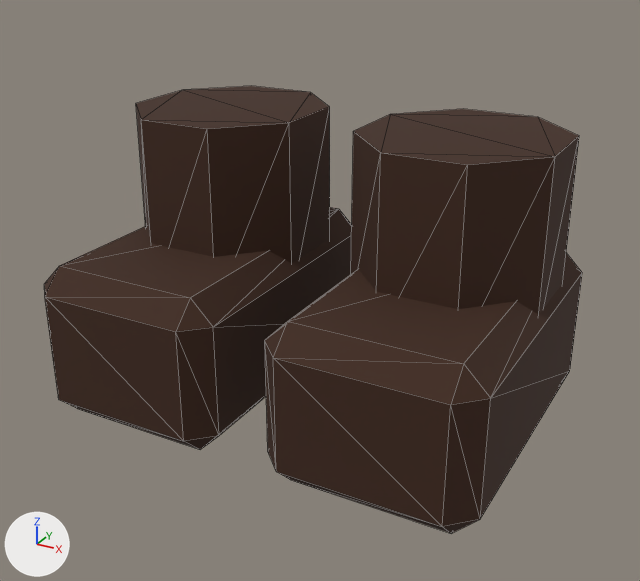
One commit to the glTF model Art/LowPoly_AgeOfEchoes/Exports/NPC_Parts/SM_NPC_Feet_01_Boots.glb: the scene before it, then after it.
The view is the same before and after, from a 50 mm lens placed at (0.373, -0.718, 0.452), pointed at (0.015, -0.067, 0.127). Lighting does not change. The marker at lower left points along +X, +Y and +Z. The older version comes first. Mesh edges are drawn as thin lines. Vertices at exactly the same position are counted once.

In view in the first picture: 'SM_NPC_Feet_01_Boots'.
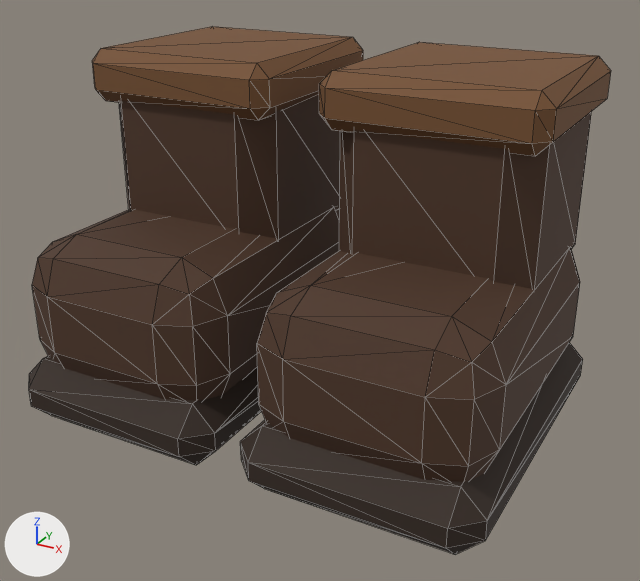
Location of each change, [x1, y1, x2, y2] in pixels of the pictures (640 x 581 px):
'SM_NPC_Feet_01_Boots', reshaped (8% wider, 18% taller)
    before: [44, 86, 582, 533]
    after: [29, 26, 611, 554]
part 1 of me_sm_npc_feet_01_boots, rebuilt
    before: [44, 207, 352, 450]
    after: [32, 207, 340, 401]
part 2 of me_sm_npc_feet_01_boots, rebuilt (16% shorter)
    before: [265, 253, 582, 533]
    after: [257, 247, 580, 482]
part 3 of me_sm_npc_feet_01_boots, rebuilt
    before: [136, 86, 330, 263]
    after: [119, 96, 340, 239]
part 4 of me_sm_npc_feet_01_boots, rebuilt
    before: [351, 109, 579, 315]
    after: [339, 111, 592, 289]
part 5 of me_sm_npc_feet_01_boots, added
    after: [240, 342, 583, 554]
part 6 of me_sm_npc_feet_01_boots, added
    after: [29, 356, 262, 465]
part 7 of me_sm_npc_feet_01_boots, added (brown)
    after: [319, 42, 611, 156]
part 8 of me_sm_npc_feet_01_boots, added (brown)
    after: [92, 26, 363, 120]

Diff of the bpy script that builds the scene:
```diff
--- a/Art/LowPoly_AgeOfEchoes/Exports/NPC_Parts/SM_NPC_Feet_01_Boots.glb.py
+++ b/Art/LowPoly_AgeOfEchoes/Exports/NPC_Parts/SM_NPC_Feet_01_Boots.glb.py
@@ mat_mat_aoe_npc_leatherlight @@
+mat_mat_aoe_npc_leatherlight = principled_material('MAT_AOE_NPC_LeatherLight')
+mat_mat_aoe_npc_leatherlight.base_color = (0.179, 0.0783, 0.0272)  # brown #754f2e
+mat_mat_aoe_npc_leatherlight.roughness = 0.78
@@ mat_mat_aoe_npc_leather @@
+mat_mat_aoe_npc_leather = principled_material('MAT_AOE_NPC_Leather')
+mat_mat_aoe_npc_leather.base_color = (0.0732, 0.0331, 0.0163)  # brown #4c3322
+mat_mat_aoe_npc_leather.roughness = 0.78
@@ mat_mat_aoe_npc_sole @@
+mat_mat_aoe_npc_sole = principled_material('MAT_AOE_NPC_Sole')
+mat_mat_aoe_npc_sole.base_color = (0.0331, 0.0185, 0.0113)  # brown #33251c
+mat_mat_aoe_npc_sole.roughness = 0.78
@@ me_sm_npc_feet_01_boots @@
 # used by ob_sm_npc_feet_01_boots; location = (0.0, 0.0, 0.0)
-me_sm_npc_feet_01_boots.from_pydata(...)  # 80 vertices, 144 faces; spans x -0.215..0.215, y -0.2..0.11, z 0.0..0.27
-me_sm_npc_feet_01_boots.materials.append(mat_mat_aoe_leather)  # brown #3d2213
+me_sm_npc_feet_01_boots.from_pydata(...)  # 256 vertices, 480 faces; spans x -0.227..0.227, y -0.222..0.104, z 0.001..0.329
+# me_sm_npc_feet_01_boots part 1: the loose piece of 24 vertices spanning x -0.215..-0.025, y -0.2..0.11, z 0.0..0.15 is rebuilt with 56 vertices and now spans x -0.222..-0.018, y -0.211..0.091, z 0.036..0.18, in mat_mat_aoe_npc_leather (brown #4c3322)
+# me_sm_npc_feet_01_boots part 2: the loose piece of 24 vertices spanning x 0.025..0.215, y -0.2..0.11, z 0.0..0.15 is rebuilt with 56 vertices and now spans x 0.018..0.222, y -0.211..0.091, z 0.036..0.18, in mat_mat_aoe_npc_leather (brown #4c3322)
+# me_sm_npc_feet_01_boots part 3: the loose piece of 16 vertices spanning x -0.209..-0.031, y -0.092..0.092, z 0.1..0.27 is rebuilt with 24 vertices and now spans x -0.208..-0.031, y -0.087..0.098, z 0.135..0.321, in mat_mat_aoe_npc_leather (brown #4c3322)
+# me_sm_npc_feet_01_boots part 4: the loose piece of 16 vertices spanning x 0.031..0.209, y -0.092..0.092, z 0.1..0.27 is rebuilt with 24 vertices and now spans x 0.031..0.208, y -0.087..0.098, z 0.135..0.321, in mat_mat_aoe_npc_leather (brown #4c3322)
+# me_sm_npc_feet_01_boots part 5: a new loose piece of 24 vertices spanning x 0.013..0.227, y -0.222..0.104, z 0.001..0.063, in mat_mat_aoe_npc_sole (brown #33251c)
+# me_sm_npc_feet_01_boots part 6: a new loose piece of 24 vertices spanning x -0.227..-0.013, y -0.222..0.104, z 0.001..0.063, in mat_mat_aoe_npc_sole (brown #33251c)
+# me_sm_npc_feet_01_boots part 7: a new loose piece of 24 vertices spanning x 0.023..0.216, y -0.096..0.104, z 0.281..0.329, in mat_mat_aoe_npc_leatherlight (brown #754f2e)
+# me_sm_npc_feet_01_boots part 8: a new loose piece of 24 vertices spanning x -0.216..-0.023, y -0.096..0.104, z 0.281..0.329, in mat_mat_aoe_npc_leatherlight (brown #754f2e)
+me_sm_npc_feet_01_boots.materials.append(mat_mat_aoe_npc_sole)  # brown #33251c
+me_sm_npc_feet_01_boots.materials.append(mat_mat_aoe_npc_leather)  # brown #4c3322
+me_sm_npc_feet_01_boots.materials.append(mat_mat_aoe_npc_leatherlight)  # brown #754f2e
```
